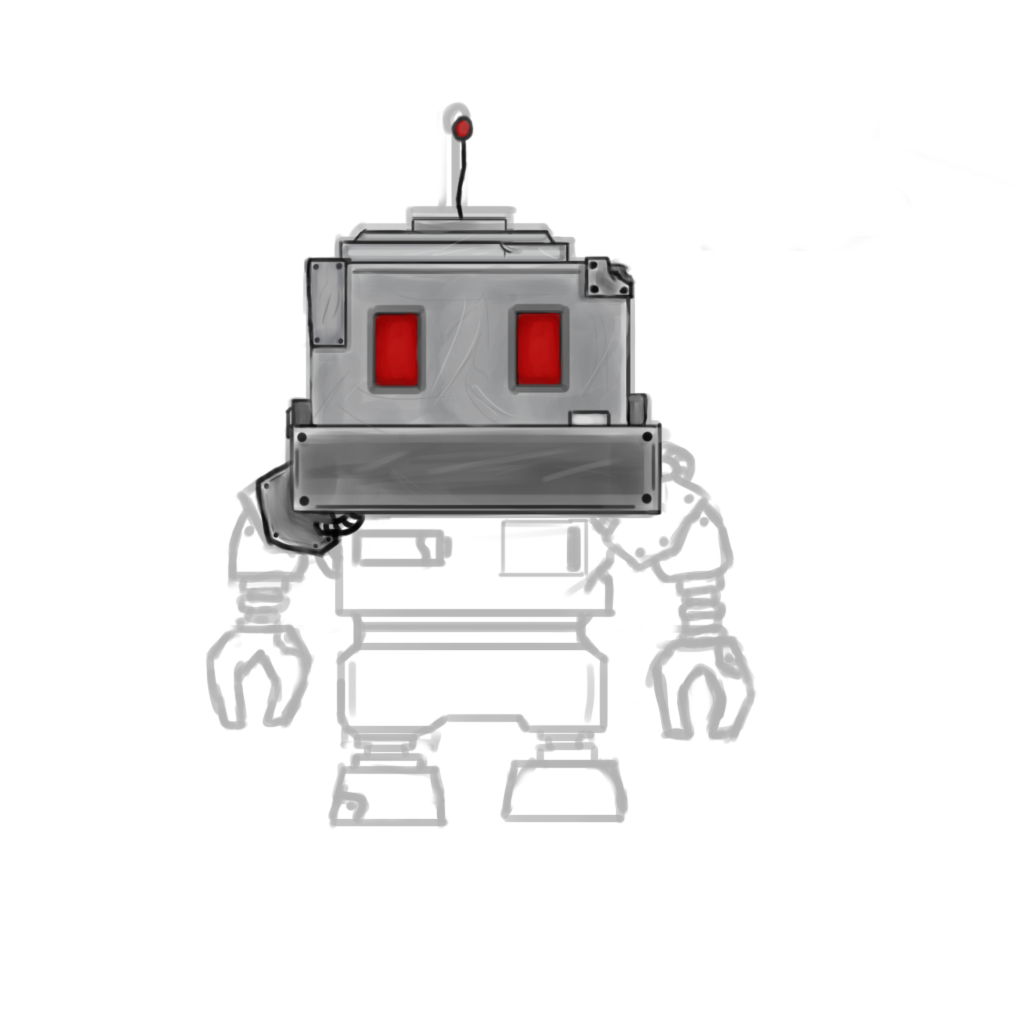
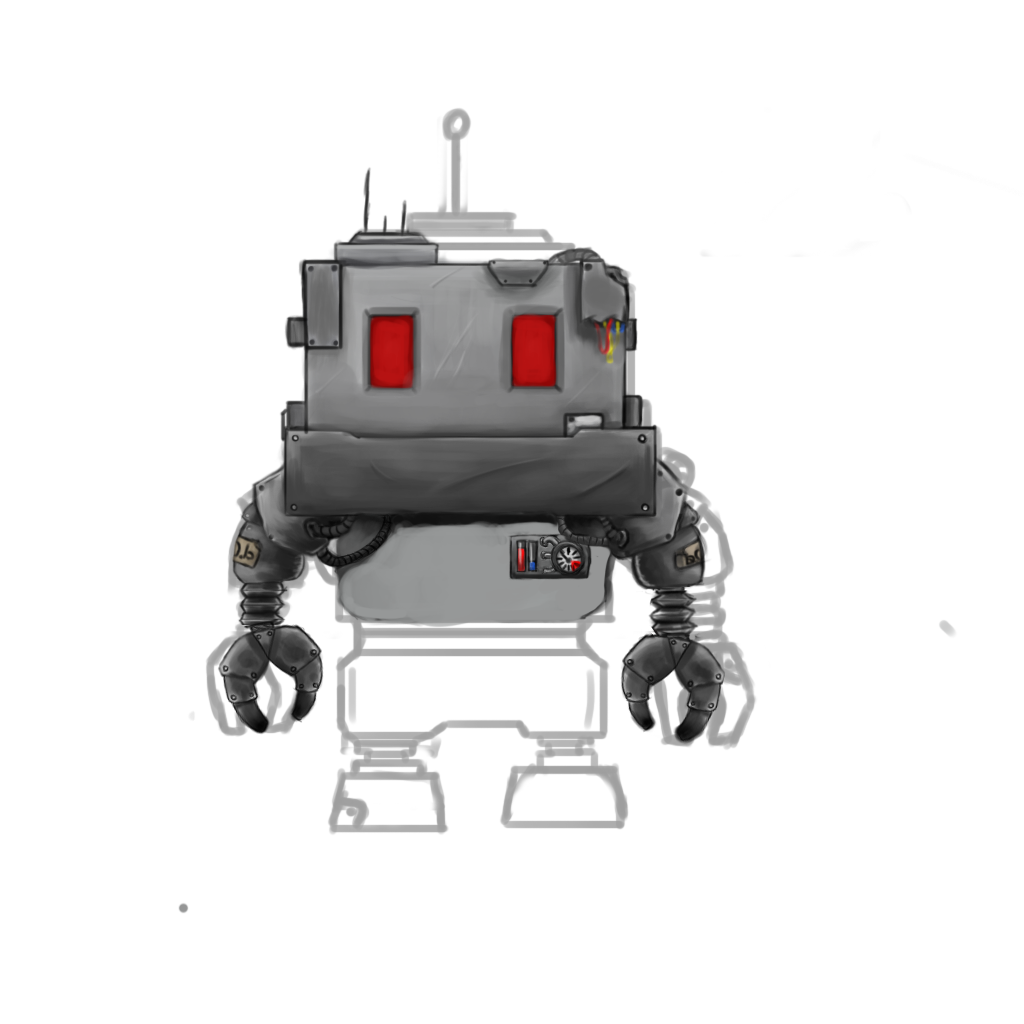
Layers edited between the first and the second w=1024, h=1024 image:
removed layer "Layer 6" over [253, 114, 673, 559]
added layer "Layer 11" above "Layer 4" over [178, 123, 957, 914]
"Layer 4": opacity 30% → 38%, painted on it over [205, 101, 977, 835]
